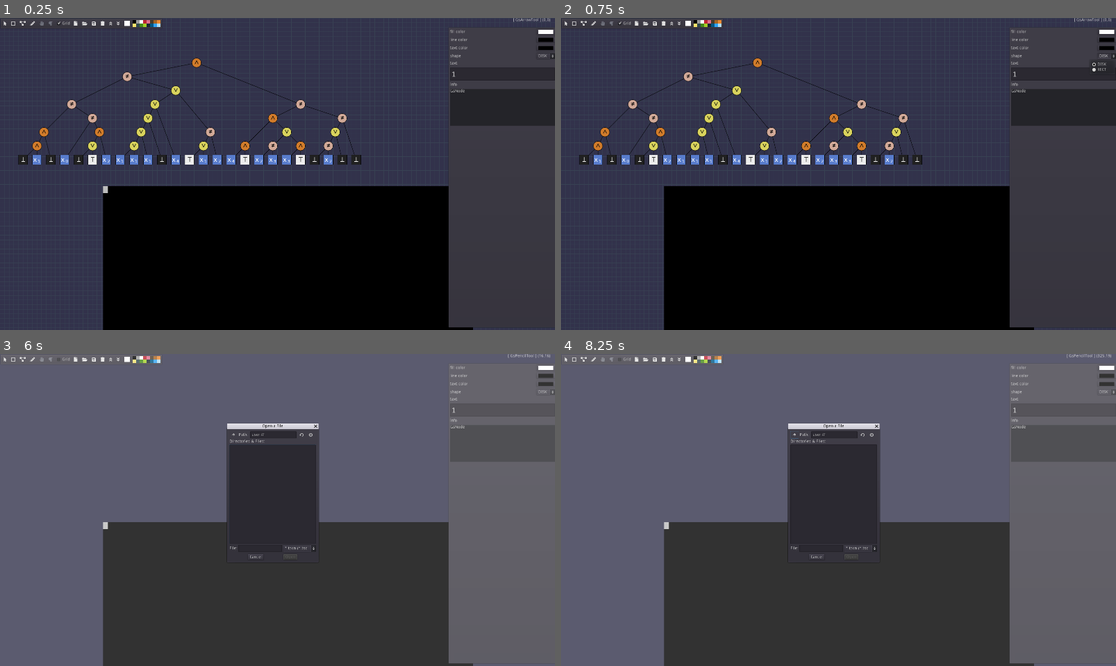
Above: before the commit, frames 1-4 (two rows, left to right).
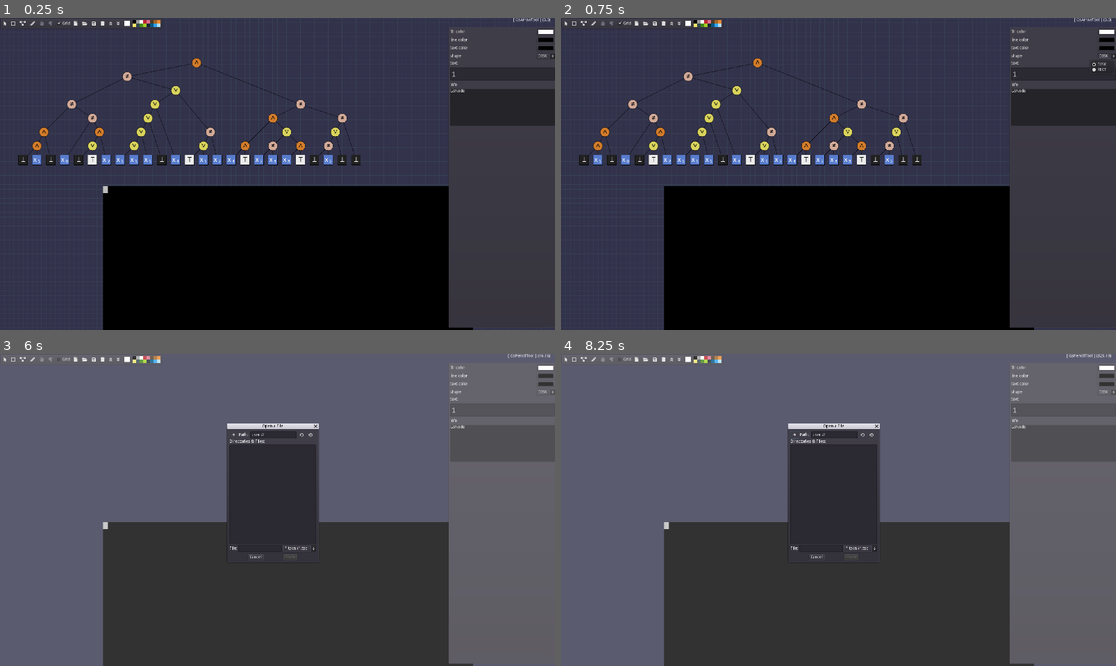
Above: after the commit, the same moments.

Repository: tangentstorm/fnarbmlyx
Game: Godot game, scene res://addons/sketchlib/plugin.tscn
Same seed, same stepped clock (60 frames per second), same inputs: the game is played once before the commit and once after it. Before the commit the project starts from res://gslib/GsApp.tscn.
Inputs (mouse positions are in pixels of both pictures, inside the frame that each line leads up to):
- Up to frame 1 (0.25 s): no input
- Up to frame 2 (0.75 s): click "DISK" at 0.5 s
- Up to frame 3 (6 s): click "" at 1.25 s; click "" at 2 s; click "" at 2.75 s; click "" at 3.5 s; click "Grid" at 4.25 s; click "" at 5 s; click "" at 5.75 s
- Up to frame 4 (8.25 s): click (794, 435) at 6.5 s; click (794, 435) at 7.25 s; click "" at 8 s

The runs differ from the first frame. In frame 1, 0.5% of the frame differs, in the area x 3-100%, y 0-100%; in frame 2, 0.5%; in frame 3, 0.2%; in frame 4, 0.2%.

Commit message:
made plugin the main scene

Diff:
--- a/project.godot
+++ b/project.godot
@@ -183,7 +183,7 @@
 [application]
 
 config/name="fnarbmlyx"
-run/main_scene="res://gslib/GsApp.tscn"
+run/main_scene="res://addons/sketchlib/plugin.tscn"
 config/use_custom_user_dir=true
 config/custom_user_dir_name="fnarbmlyx"
 config/icon="res://icon.png"
